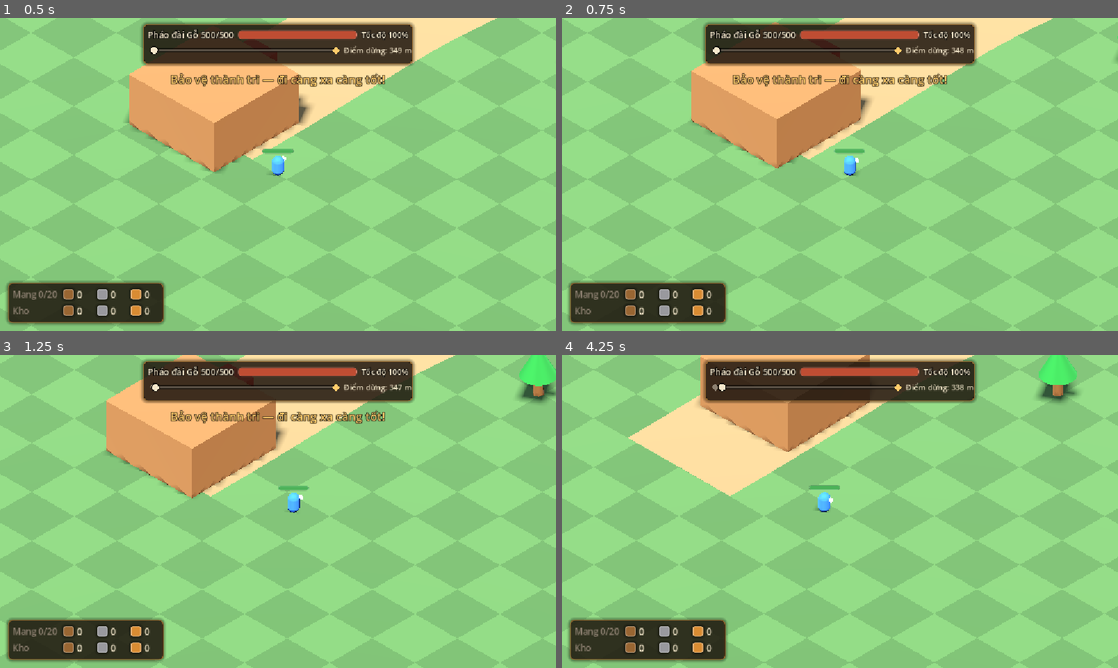
Above: before the commit, frames 1-4 (two rows, left to right).
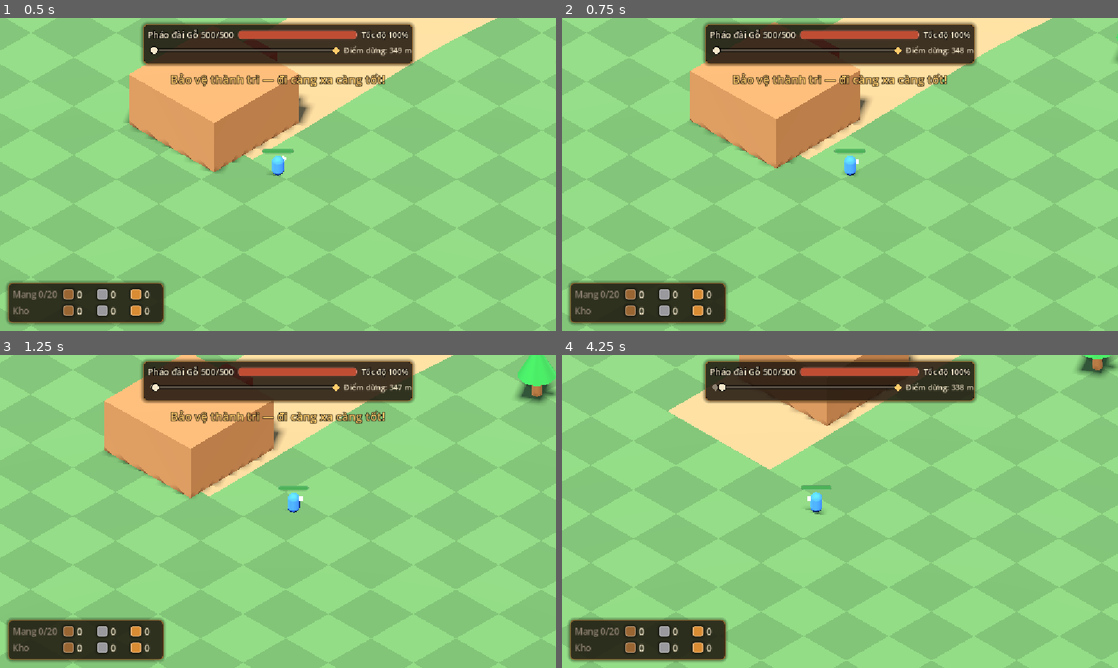
Above: after the commit, the same moments.

Repository: hieudeptrai196/thanhtri2
Game: Godot game, scene res://scenes/main.tscn
Two runs of this game, one before a commit and one after it. Both use one fixed random seed, a clock stepped at 60 frames per second and the inputs below.
Inputs (mouse positions are in pixels of both pictures, inside the frame that each line leads up to):
- Up to frame 1 (0.5 s): no input
- Up to frame 2 (0.75 s): tap Enter at 0.5 s; move the mouse to (962, 158) at 0.52 s; press the mouse at (962, 158) at 0.53 s; hold D (move_right) from 0.53 s (still down)
- Up to frame 3 (1.25 s): keep holding D (move_right); tap Space (ready) at 0.8 s
- Up to frame 4 (4.25 s): move the mouse to (728, 527) at 1.27 s; release D (move_right) at 1.28 s; release the mouse at (728, 527) at 1.28 s; hold S (move_down) 1.28-2.03 s; tap Space (ready) at 1.35, 3.05 s; click (728, 527) at 1.42 s; tap Shift (dash, bound only after the commit) at 1.55, 2.1, 3.8 s; move the mouse to (895, 442) at 2.02 s; press the mouse at (895, 442) at 2.03 s; hold D (move_right) 2.03-2.78 s; move the mouse to (812, 574) at 2.77 s; release the mouse at (812, 574) at 2.78 s; hold W (move_up) 2.78-3.53 s; click (812, 574) at 2.85 s; move the mouse to (1006, 558) at 3.52 s; hold A (move_left) from 3.53 s (still down); hold E (interact) from 3.53 s (still down); click (1006, 558) at 3.67 s

Frame 1 is identical in both runs. In frame 2, 0.6% of the frame differs, in the area x 0-100%, y 0-100%; in frame 3, 0.9%; in frame 4, 20%.

Commit message:
M1.3: đòn thường tự đánh + dash
- MeleeWeapon.pick_target: ưu tiên quái hơn cây/đá, theo khoảng cách + hướng ngắm
- Warrior tự đánh, quay mặt theo mục tiêu; dash 4.5 m, hồi 1.2 s, né đòn khi lướt
- PlayerInput chạy trước chiến binh; action dash/build/recover/cancel; tên layer 5–8
- Test 49/49

Co-Authored-By: Claude Opus 5.5 <noreply@anthropic.com>

Diff:
--- a/combat/melee_weapon.gd
+++ b/combat/melee_weapon.gd
@@ -2,6 +2,7 @@
 extends Area3D
 ## Swings in an arc toward a direction and hits every Hurtbox inside it.
 ## The area's shape sets the reach; its collision mask decides what counts as a target.
+## `pick_target` chooses what an auto-attacking wielder should swing at.
 
 signal swung(direction: Vector3, hit_count: int)
 
@@ -10,6 +11,10 @@
 @export var cooldown: float = 0.5
 ## Full width of the swing arc.
 @export_range(10.0, 360.0) var arc_degrees: float = 120.0
+## Hurtboxes on these layers are always preferred over others (enemies over trees and rocks).
+@export_flags_3d_physics var priority_layers: int = 4
+## How strongly the preferred direction outweighs distance when picking a target.
+@export var aim_weight: float = 3.0
 
 var _cooldown_left: float = 0.0
 var _reach_shape: SphereShape3D
@@ -37,6 +42,34 @@
 	_cooldown_left = maxf(_cooldown_left - delta, 0.0)
 
 
+func is_ready() -> bool:
+	return _cooldown_left == 0.0
+
+
+## Best Hurtbox in reach: priority layers first, then by distance plus how far it is from
+## `preferred_direction` (ZERO = nearest). Returns null when nothing is in reach.
+func pick_target(preferred_direction: Vector3) -> Hurtbox:
+	var best: Hurtbox = null
+	var best_score := INF
+	var best_priority := false
+	for area in get_overlapping_areas():
+		if not area is Hurtbox:
+			continue
+		var priority: bool = area.collision_layer & priority_layers != 0
+		if best_priority and not priority:
+			continue
+		var to_target: Vector3 = area.global_position - global_position
+		to_target.y = 0.0
+		var score := to_target.length()
+		if preferred_direction != Vector3.ZERO and to_target.length() > 0.01:
+			score += aim_weight * (1.0 - to_target.normalized().dot(preferred_direction))
+		if (priority and not best_priority) or score < best_score:
+			best = area
+			best_score = score
+			best_priority = priority
+	return best
+
+
 func try_attack(direction: Vector3) -> bool:
 	if _cooldown_left > 0.0 or direction == Vector3.ZERO:
 		return false
--- a/player/player_input.gd
+++ b/player/player_input.gd
@@ -11,9 +11,16 @@
 var aim_direction: Vector3 = Vector3.FORWARD
 var attack_held: bool = false
 var interact_held: bool = false
+## True only on the tick the dash button goes down.
+var dash_pressed: bool = false
 
 # Mouse aims while the player uses mouse/keyboard; with a gamepad the right stick aims.
 var _using_gamepad: bool = false
+
+
+# Read input before the body that consumes it, so intent is never a tick late.
+func _ready() -> void:
+	process_physics_priority = -10
 
 
 func _input(event: InputEvent) -> void:
@@ -29,6 +36,7 @@
 	# Clicking on UI (e.g. the stop panel) must not swing the weapon.
 	attack_held = Input.is_action_pressed("attack") and get_viewport().gui_get_hovered_control() == null
 	interact_held = Input.is_action_pressed("interact")
+	dash_pressed = Input.is_action_just_pressed("dash")
 	if Input.is_action_just_pressed("ready"):
 		ready_requested.emit()
 
--- a/player/warrior.gd
+++ b/player/warrior.gd
@@ -1,23 +1,34 @@
 class_name Warrior
 extends CharacterBody3D
-## On-foot warrior. Moves, faces and attacks according to its PlayerInput intent.
+## On-foot warrior. Moves and dashes according to its PlayerInput intent; the basic attack is
+## automatic (enemies first, then trees/rocks), with the aim direction only prioritising targets.
 
 ## Metres per second.
 @export var move_speed: float = 7.0
 ## Higher turns faster.
 @export var turn_speed: float = 18.0
+@export var dash_distance: float = 4.5
+@export var dash_duration: float = 0.15
+@export var dash_cooldown: float = 1.2
+## Seconds the warrior keeps facing what it just hit before turning back to its movement.
+@export var attack_facing_time: float = 0.35
 
 @onready var input: PlayerInput = $PlayerInput
 @onready var health: HealthComponent = $Health
 @onready var inventory: Inventory = $Inventory
+@onready var weapon: MeleeWeapon = $Weapon
 @onready var _hurtbox: Hurtbox = $Hurtbox
 @onready var _collision: CollisionShape3D = $Collision
-@onready var weapon: MeleeWeapon = $Weapon
 @onready var _swing_fx: Node3D = $SwingFx
 
 var is_alive: bool = true
 
 var _gravity: float = ProjectSettings.get_setting("physics/3d/default_gravity")
+var _dash_time_left: float = 0.0
+var _dash_cooldown_left: float = 0.0
+var _dash_direction: Vector3 = Vector3.ZERO
+var _facing: Vector3 = Vector3.FORWARD
+var _attack_facing_left: float = 0.0
 
 
 func _ready() -> void:
@@ -32,23 +43,56 @@
 	_set_alive(true)
 
 
+func is_dashing() -> bool:
+	return _dash_time_left > 0.0
+
+
 func _physics_process(delta: float) -> void:
+	_dash_cooldown_left = maxf(_dash_cooldown_left - delta, 0.0)
+	_attack_facing_left = maxf(_attack_facing_left - delta, 0.0)
+	if input.dash_pressed and _dash_cooldown_left == 0.0 and not is_dashing():
+		_start_dash()
+
 	var direction := input.move_direction
-	velocity.x = direction.x * move_speed
-	velocity.z = direction.z * move_speed
-	if is_on_floor():
-		velocity.y = 0.0
+	if is_dashing():
+		_dash_time_left -= delta
+		var dash_speed := dash_distance / dash_duration
+		velocity.x = _dash_direction.x * dash_speed
+		velocity.z = _dash_direction.z * dash_speed
+		if not is_dashing():
+			_hurtbox.set_deferred("monitorable", true)
 	else:
-		velocity.y -= _gravity * delta
+		velocity.x = direction.x * move_speed
+		velocity.z = direction.z * move_speed
+		_auto_attack()
+	velocity.y = 0.0 if is_on_floor() else velocity.y - _gravity * delta
 
-	var aim := input.aim_direction
-	var target_yaw := atan2(-aim.x, -aim.z)
-	rotation.y = lerp_angle(rotation.y, target_yaw, 1.0 - exp(-turn_speed * delta))
+	if _attack_facing_left == 0.0 and direction != Vector3.ZERO:
+		_facing = direction.normalized()
+	rotation.y = lerp_angle(rotation.y, atan2(-_facing.x, -_facing.z), 1.0 - exp(-turn_speed * delta))
+	move_and_slide()
 
-	if input.attack_held:
-		weapon.try_attack(aim)
 
-	move_and_slide()
+func _auto_attack() -> void:
+	if not weapon.is_ready():
+		return
+	var target := weapon.pick_target(input.aim_direction)
+	if target == null:
+		return
+	var to_target := target.global_position - global_position
+	to_target.y = 0.0
+	if to_target.length() > 0.01:
+		_facing = to_target.normalized()
+	_attack_facing_left = attack_facing_time
+	weapon.try_attack(_facing)
+
+
+# Short burst along the movement (or facing) direction; the warrior cannot be hit meanwhile.
+func _start_dash() -> void:
+	_dash_direction = input.move_direction.normalized() if input.move_direction != Vector3.ZERO else _facing
+	_dash_time_left = dash_duration
+	_dash_cooldown_left = dash_cooldown
+	_hurtbox.set_deferred("monitorable", false)
 
 
 func _on_died() -> void:
@@ -58,6 +102,7 @@
 func _set_alive(alive: bool) -> void:
 	is_alive = alive
 	visible = alive
+	_dash_time_left = 0.0
 	_collision.set_deferred("disabled", not alive)
 	_hurtbox.set_deferred("monitorable", alive)
 	set_physics_process(alive)
--- a/project.godot
+++ b/project.godot
@@ -89,6 +89,30 @@
 "events": [Object(InputEventJoypadMotion,"resource_local_to_scene":false,"resource_name":"","device":-1,"axis":3,"axis_value":1.0,"script":null)
 ]
 }
+dash={
+"deadzone": 0.5,
+"events": [Object(InputEventKey,"resource_local_to_scene":false,"resource_name":"","device":-1,"window_id":0,"alt_pressed":false,"shift_pressed":false,"ctrl_pressed":false,"meta_pressed":false,"pressed":false,"keycode":0,"physical_keycode":4194325,"key_label":0,"unicode":0,"location":0,"echo":false,"script":null)
+, Object(InputEventJoypadButton,"resource_local_to_scene":false,"resource_name":"","device":-1,"button_index":1,"pressure":0.0,"pressed":true,"script":null)
+]
+}
+build={
+"deadzone": 0.5,
+"events": [Object(InputEventKey,"resource_local_to_scene":false,"resource_name":"","device":-1,"window_id":0,"alt_pressed":false,"shift_pressed":false,"ctrl_pressed":false,"meta_pressed":false,"pressed":false,"keycode":0,"physical_keycode":81,"key_label":0,"unicode":0,"location":0,"echo":false,"script":null)
+, Object(InputEventJoypadButton,"resource_local_to_scene":false,"resource_name":"","device":-1,"button_index":9,"pressure":0.0,"pressed":true,"script":null)
+]
+}
+recover={
+"deadzone": 0.5,
+"events": [Object(InputEventKey,"resource_local_to_scene":false,"resource_name":"","device":-1,"window_id":0,"alt_pressed":false,"shift_pressed":false,"ctrl_pressed":false,"meta_pressed":false,"pressed":false,"keycode":0,"physical_keycode":70,"key_label":0,"unicode":0,"location":0,"echo":false,"script":null)
+, Object(InputEventJoypadButton,"resource_local_to_scene":false,"resource_name":"","device":-1,"button_index":3,"pressure":0.0,"pressed":true,"script":null)
+]
+}
+cancel={
+"deadzone": 0.5,
+"events": [Object(InputEventMouseButton,"resource_local_to_scene":false,"resource_name":"","device":-1,"window_id":0,"alt_pressed":false,"shift_pressed":false,"ctrl_pressed":false,"meta_pressed":false,"button_mask":0,"position":Vector2(0, 0),"global_position":Vector2(0, 0),"factor":1.0,"button_index":2,"canceled":false,"pressed":false,"double_click":false,"script":null)
+, Object(InputEventJoypadButton,"resource_local_to_scene":false,"resource_name":"","device":-1,"button_index":1,"pressure":0.0,"pressed":true,"script":null)
+]
+}
 
 [layer_names]
 
@@ -96,6 +120,10 @@
 3d_physics/layer_2="player"
 3d_physics/layer_3="enemy_hurtbox"
 3d_physics/layer_4="fortress_hurtbox"
+3d_physics/layer_5="player_hurtbox"
+3d_physics/layer_6="enemy"
+3d_physics/layer_7="resource_hurtbox"
+3d_physics/layer_8="structure_hurtbox"
 
 [physics]
 
--- a/tests/test_player.gd
+++ b/tests/test_player.gd
@@ -57,25 +57,69 @@
 	check(aim.dot(expected) > 0.999, "aim %s should match %s" % [aim, expected])
 
 
-func test_attack_needs_input_and_hits_only_in_aim_arc() -> void:
+func test_attacks_automatically_and_prefers_aim_direction() -> void:
 	var m := await start_match()
 	m.get_node("Fortress").follower.base_speed = 0.0
 	var warrior: Warrior = m.get_node("Warrior")
 	warrior.global_position = Vector3(30, 0.1, 30)
-	var dummy := spawn_dummy(m, Vector3(31.5, 0, 30))
-	var dummy_health: HealthComponent = dummy.get_node("Health")
+	var behind := spawn_dummy(m, Vector3(28.6, 0, 30))   # nearer, opposite the aim
+	var ahead := spawn_dummy(m, Vector3(32.0, 0, 30))    # farther, in the aim direction
+	aim_at(warrior, Vector3(40, 0, 30))
+	await frames(3)
+	check(ahead.get_node("Health").current < 50.0, "first swing goes to the dummy in the aim direction")
+	check(behind.get_node("Health").current == 50.0, "the nearer dummy behind is not chosen first")
+	await seconds(6.0)  # 2 dummies × 5 hits × 0.5 s
+	check(not is_instance_valid(ahead) and not is_instance_valid(behind), "keeps attacking on its own until both are gone")
 
-	aim_at(warrior, dummy.global_position)
-	await seconds(1.0)
-	check(dummy_health.current == 50.0, "no damage without pressing attack")
 
-	aim_at(warrior, warrior.global_position - Vector3(1.5, 0, 0))
-	Input.action_press(&"attack")
-	await seconds(1.0)
-	Input.action_release(&"attack")
-	check(dummy_health.current == 50.0, "swinging away from the dummy misses it")
+func test_auto_attack_prefers_enemies_over_trees() -> void:
+	var m := await start_match()
+	m.get_node("Fortress").follower.base_speed = 0.0
+	var warrior: Warrior = m.get_node("Warrior")
+	warrior.global_position = Vector3(30, 0.1, 30)
+	var tree_node := spawn_resource(m, TREE_SCENE, Vector3(31.5, 0, 30))
+	var enemy: Enemy = m.get_node("Spawner").spawn_one()
+	enemy.global_position = Vector3(28.0, 0, 30)
+	await frames(2)
+	for action in AIM_ACTIONS:
+		Input.action_release(action)
+	await seconds(1.6)
+	check(warrior.inventory.get_amount(&"wood") == 0, "no chopping while an enemy is in reach")
+	await seconds(3.0)
+	check(not is_instance_valid(enemy), "the enemy goes down first")
+	check(warrior.inventory.get_amount(&"wood") > 0, "then it chops the tree on its own")
 
-	check(await attack_until_freed(warrior, dummy), "attacking toward the dummy destroys it")
+
+func test_dash_moves_fast_has_cooldown_and_dodges() -> void:
+	var m := await start_match()
+	m.get_node("Fortress").follower.base_speed = 0.0
+	var warrior: Warrior = m.get_node("Warrior")
+	warrior.global_position = Vector3(40, 0.1, 40)
+	await frames(2)
+	var start := warrior.global_position
+	Input.action_press(&"move_up")
+	Input.action_press(&"dash")
+	await frames(2)
+	Input.action_release(&"dash")
+	check(warrior.is_dashing(), "dash starts")
+	check(not warrior.get_node("Hurtbox").monitorable, "cannot be hit while dashing")
+	await seconds(warrior.dash_duration + 0.05)
+	Input.action_release(&"move_up")
+	var moved := warrior.global_position - start
+	moved.y = 0.0
+	check(moved.length() > warrior.dash_distance, "dash covers its distance quickly (%.1f m)" % moved.length())
+	check(warrior.get_node("Hurtbox").monitorable, "can be hit again after the dash")
+
+	var before := warrior.global_position
+	Input.action_press(&"dash")
+	await frames(2)
+	Input.action_release(&"dash")
+	check(not warrior.is_dashing(), "no second dash during the cooldown")
+	await seconds(warrior.dash_cooldown)
+	Input.action_press(&"dash")
+	await frames(2)
+	Input.action_release(&"dash")
+	check(warrior.is_dashing(), "dash is available again after the cooldown")
 
 
 func test_dies_and_respawns_next_to_fortress() -> void:
Not shown, changed: CLAUDE.md
Not shown, changed: docs/PROGRESS.md
